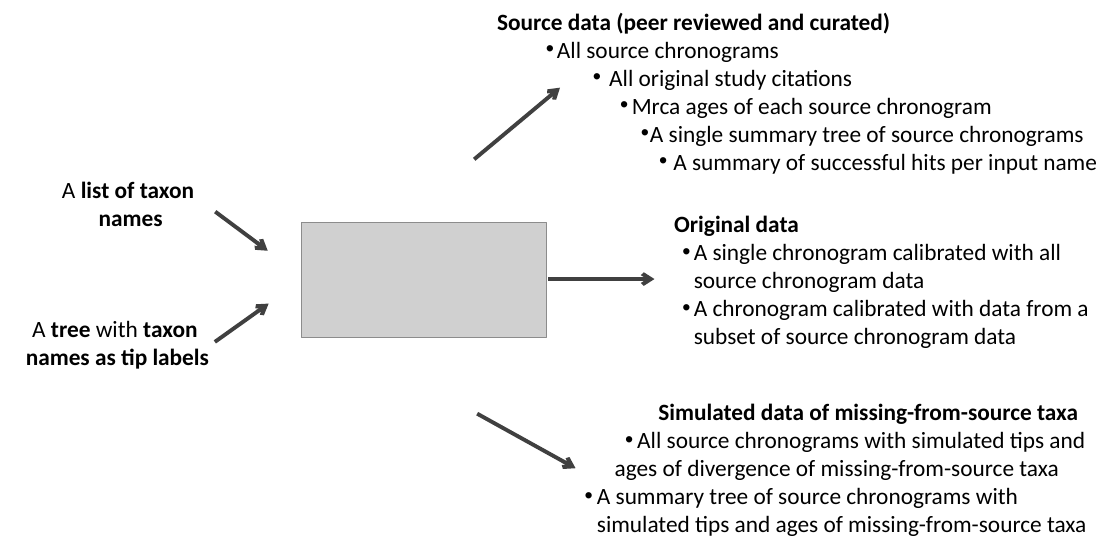
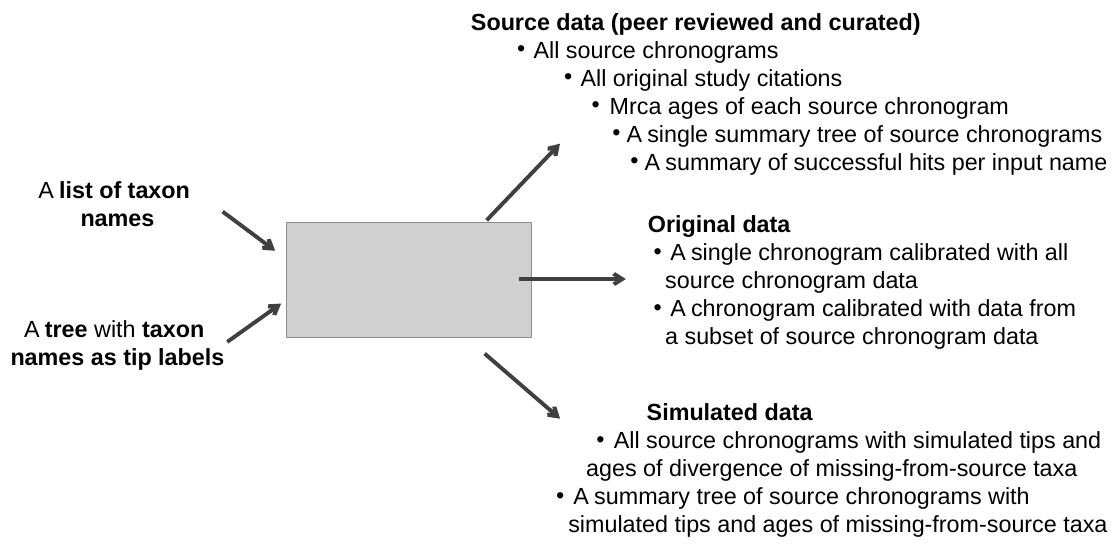
Before and after one commit to LunaSare/datelife_paper1, a slide deck: slide 1 of Fig1.pptx. Drawn at 1120x560 pixels with LibreOffice and Linux fonts; fonts in the diff are those of the drawing; grey boxes stand for pictures. Boxes give left, top, right and bottom in pixels: in the first picture for what was removed or moved away, otherwise in the second. Text is boxed around its words. In the diff, an @@ line names an element or a change of style, - is before the commit and + after.

Commit message:
tol plan and poster figs

```diff
--- a/Fig1.pptx
+++ b/Fig1.pptx
@@ text "Source data (peer reviewed and ..." moved from (x1=497, y1=13, x2=1097, y2=174) to (x1=471, y1=13, x2=1107, y2=175) @@
@@ arrow moved from (560, 88) - (474, 160) to (560, 144) - (486, 220) @@
@@ font Calibri to Arial in 4 elements at (x1=471, y1=13, x2=1107, y2=175), (x1=648, y1=215, x2=1076, y2=349), (x1=11, y1=320, x2=224, y2=370), (x1=38, y1=181, x2=190, y2=227) @@
@@ text "A list of taxon" moved from (x1=62, y1=181, x2=194, y2=226) to (x1=38, y1=181, x2=190, y2=227) @@
@@ text "Original data" moved from (x1=674, y1=215, x2=1088, y2=348) to (x1=648, y1=215, x2=1076, y2=349) @@
@@ arrow moved from (268, 251) - (216, 212) to (275, 251) - (223, 212) @@
@@ picture moved from (x1=301, y1=223, x2=547, y2=338) to (x1=287, y1=223, x2=532, y2=338) @@
@@ arrow moved from (654, 279) - (548, 279) to (626, 279) - (519, 279) @@
@@ text "A tree with taxon" moved from (x1=26, y1=320, x2=209, y2=369) to (x1=11, y1=320, x2=224, y2=370) @@
@@ arrow moved from (269, 303) - (215, 342) to (281, 303) - (228, 342) @@
@@ arrow moved from (576, 469) - (477, 413) to (560, 419) - (484, 354) @@
@@ text "Simulated data" moved from (x1=597, y1=403, x2=1086, y2=536) to (x1=568, y1=403, x2=1107, y2=537) @@
@@ text at (x1=647, y1=403, x2=813, y2=421): text changed; font Calibri to Arial @@
-Simulated data of missing-from-source taxa
+Simulated data
@@ text at (x1=568, y1=431, x2=1107, y2=537): font Calibri to Arial @@
```
Also in this commit, not shown: 16 other files.
